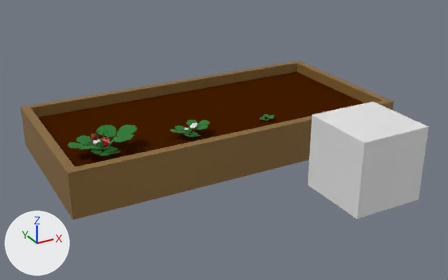
A saved change to the Blender file stuff/Plants/Herbs/Strawberry/Model/Strawberry.blend.
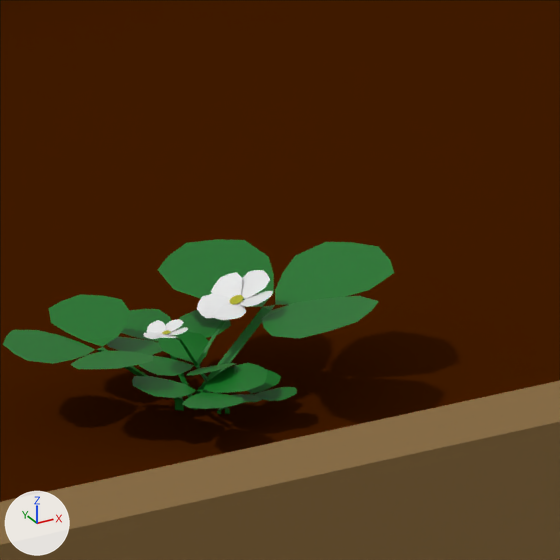
The first picture shows the older version from a 50 mm lens placed at (-2.43, -10.43, 6.19), pointed at (3.58, 0.5, 0.72). The close-ups show both versions on the part from 38% to 51% of the width and 34% to 54% of the height of that picture; other places that the commit changed are outside them. The lights are fixed; the arrows at lower left show +X, +Y and +Z.

The first close-up shows 'Average Strawberry.001', 'Bed Lowpolly'.
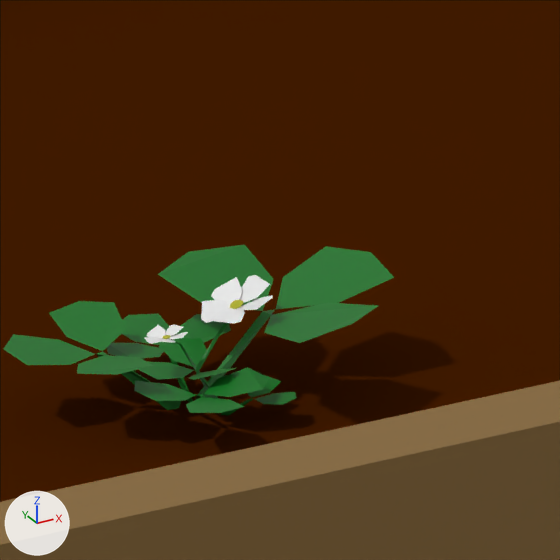
What the commit changed:
me_cylinder_007 is used by ob_average_strawberry_001; location (3.0, 1.0, 0.728).
me_cylinder_007 had 525 vertices, 513 faces and spanned x -0.421..0.501, y -0.292..0.318, z 0.0..0.29.
me_cylinder_007 now has 197 vertices, 73 faces and spans x -0.421..0.482, y -0.292..0.314, z 0.0..0.285.
me_cylinder_007 part 1: 342 vertices removed from x -0.417..0.501, y -0.286..0.318, z 0.0..0.29; 14 vertices added at x -0.262..0.482, y -0.255..0.31, z 0.085..0.267.
Object 'Average Strawberry.001' (ob_average_strawberry_001) moves from (3.0, 1.0, 0.728) to (3.0, 1.0, 0.718).

Boxes [x1, y1, x2, y2] around the edits, measured in the close-ups (560 x 560 px):
'Average Strawberry.001', reshaped, moved: before [3, 239, 394, 414]; after [3, 244, 394, 415]
part 1 of me_cylinder_007, cut back: before [3, 239, 394, 414]; after [49, 244, 394, 401]
